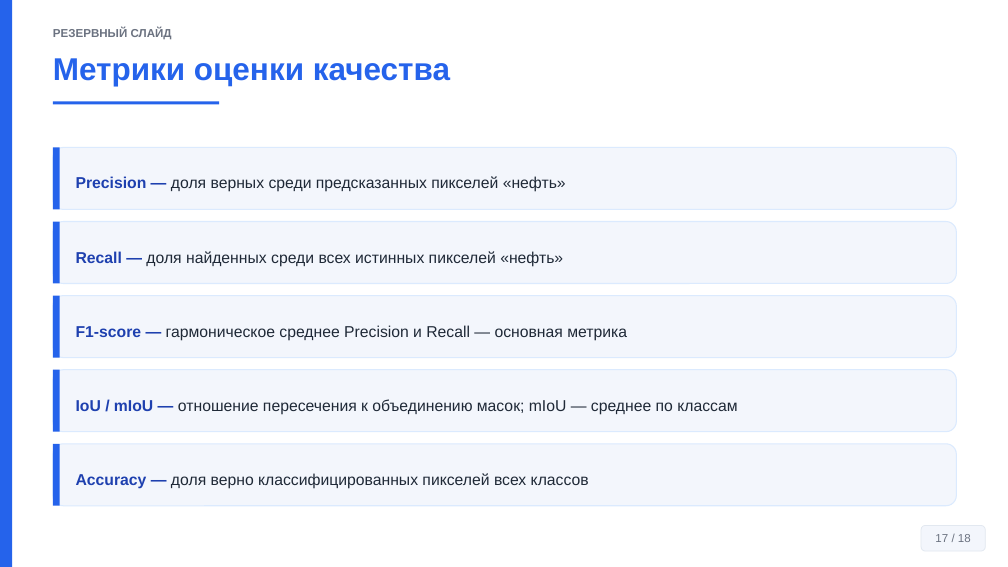
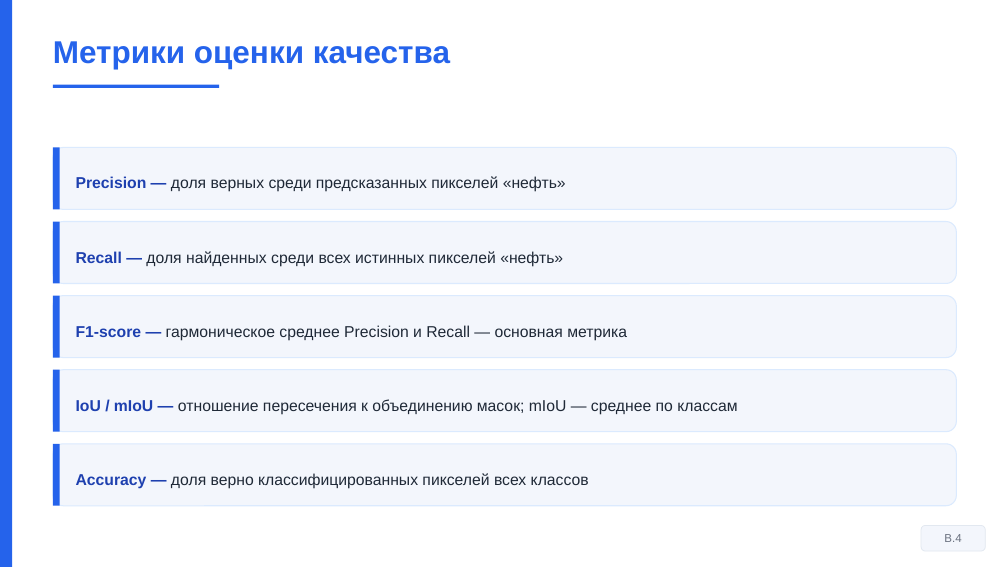
Before and after one commit to Confucius-hub/spbu_db_hw, a slide deck: slide 18 of thesis/vkr_final/Презентация_Финал_Байханов_2026.pptx (slide 17 before the commit). Drawn at 1008x567 pixels with LibreOffice and Linux fonts; fonts in the diff are those of the drawing. Boxes give left, top, right and bottom in pixels: in the first picture for what was removed or moved away, otherwise in the second. Text is boxed around its words. In the diff, an @@ line names an element or a change of style, - is before the commit and + after.

```diff
--- a/thesis/vkr_final/Презентация_Финал_Байханов_2026.pptx
+++ b/thesis/vkr_final/Презентация_Финал_Байханов_2026.pptx
@@ text removed at <box>53,28,172,39</box> @@
-РЕЗЕРВНЫЙ СЛАЙД
@@ text "Метрики оценки качества": place and size @@
-text "Метрики оценки качества" at <box>53,58,450,86</box>
+text "Метрики оценки качества" at <box>53,41,450,69</box>
@@ rectangle: place and size @@
-rectangle at <box>53,101,219,104</box>
+rectangle at <box>53,85,219,88</box>
@@ text in rounded rectangle at <box>944,534,961,542</box>: text changed @@
-17 / 18
+В.4
```
Also in this commit, not shown: 15 other slides changed, 3 slides added, 1 slide removed, 5 other files.
